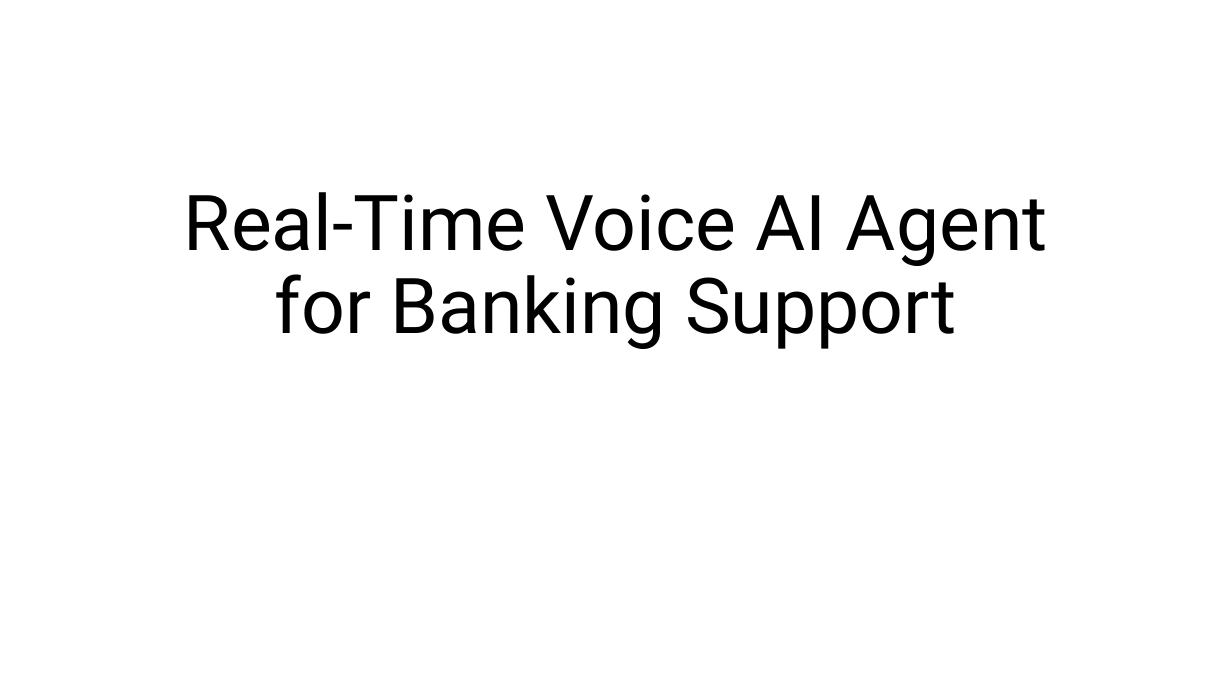
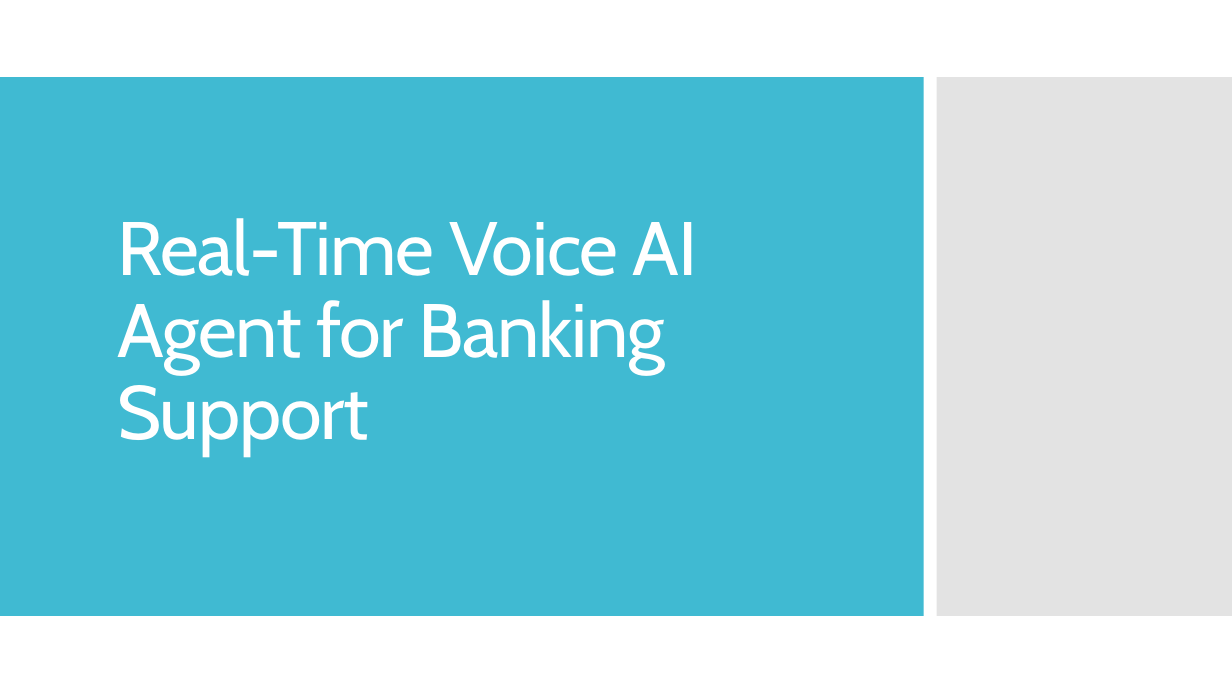
Before and after one commit to AryanArora13/Project-work, a slide deck: slide 1 of Zeroth review- Voice AI.pptx. Drawn at 1232x693 pixels with LibreOffice and Linux fonts; fonts in the diff are those of the drawing. Boxes give left, top, right and bottom in pixels: in the first picture for what was removed or moved away, otherwise in the second. Text is boxed around its words. In the diff, an @@ line names an element or a change of style, - is before the commit and + after.

```diff
--- a/Zeroth review- Voice AI.pptx
+++ b/Zeroth review- Voice AI.pptx
@@ rectangle added at (0,77,924,616), fill #40BAD2 @@
@@ rectangle added at (937,77,1232,616), fill #C8C8C8 at 50% opacity @@
@@ title "Real-Time Voice AI Agent for ...": place and size @@
-title "Real-Time Voice AI Agent for ..." at (184,192,1048,349)
+title "Real-Time Voice AI Agent for ..." at (117,218,698,455)
@@ title "Real-Time Voice AI Agent for ..." at (117,218,698,455): size 60 to 59 pt, font Roboto to Cabin, text colour #000000 to #FFFFFF, letter spacing 0 to -1 pt; alignment centre to left @@
```
Also in this commit, not shown: 10 other slides changed, 1 other file.
